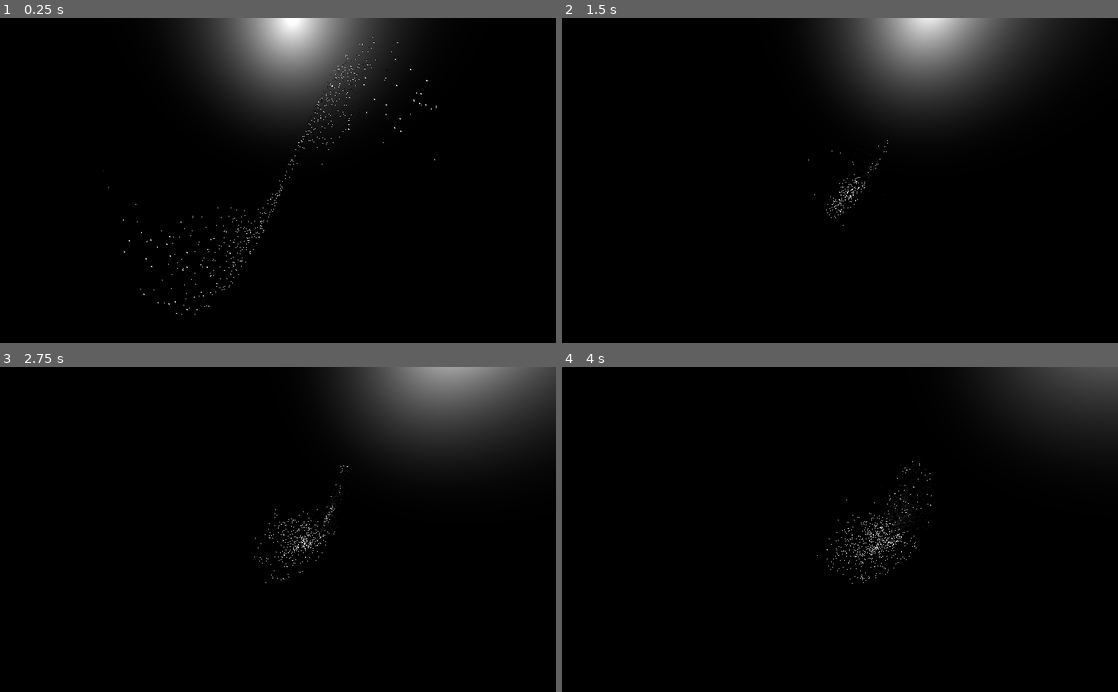
Above: before the commit, frames 1-4 (two rows, left to right).
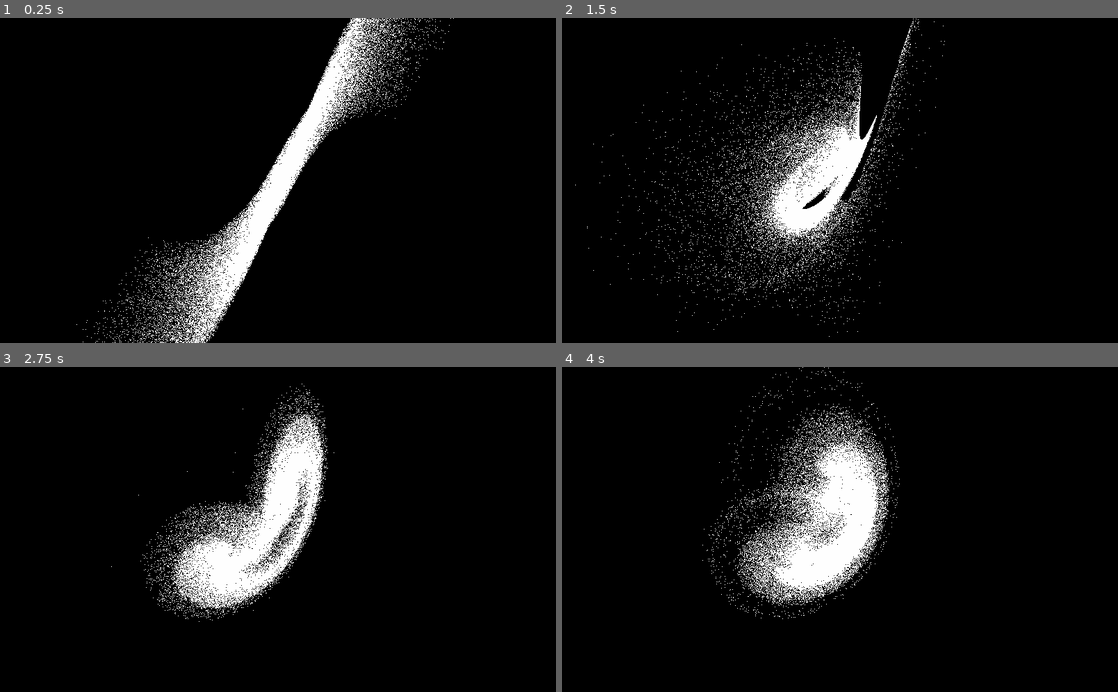
Above: after the commit, the same moments.

Repository: bytewife/attractor-godot
Game: Godot game, scene res://main.tscn
Same seed, same stepped clock (60 frames per second), same inputs: the game is played once before the commit and once after it.
Inputs:
- Up to frame 1 (0.25 s): no input
- Up to frame 2 (1.5 s): no input
- Up to frame 3 (2.75 s): no input
- Up to frame 4 (4 s): no input

The runs differ from the first frame. In frame 1, 14% of the frame differs, in the area x 13-82%, y 0-100%; in frame 2, 15%; in frame 3, 17%, in the area x 20-100%, y 0-79%; in frame 4, 11%.

Commit message:
made it pretty n simple

Diff:
--- a/Camera.gd
+++ b/Camera.gd
@@ -6,9 +6,9 @@
 # var b = "text"
 
 
-var rad = 80#120
+var rad = 60#120
 
-var z_off = 50
+var z_off = 20
 
 # Called when the node enters the scene tree for the first time.
 func _ready():
--- a/main.tscn
+++ b/main.tscn
@@ -1,40 +1,17 @@
-[gd_scene load_steps=11 format=2]
+[gd_scene load_steps=9 format=2]
 
 [ext_resource path="res://attractorS1.shader" type="Shader" id=1]
 [ext_resource path="res://Camera.gd" type="Script" id=2]
-
-[sub_resource type="Shader" id=3]
-code = "shader_type spatial
-
-void fragment() {
-
-}"
-
-[sub_resource type="ShaderMaterial" id=4]
-shader = SubResource( 3 )
+[ext_resource path="res://colors.shader" type="Shader" id=3]
 
 [sub_resource type="ShaderMaterial" id=1]
 shader = ExtResource( 1 )
 
-[sub_resource type="Shader" id=8]
-code = "shader_type spatial;
+[sub_resource type="ShaderMaterial" id=7]
+shader = ExtResource( 3 )
 
-varying vec2 tex_position;
-
-void vertex() {
-	tex_position = VERTEX.xz / 2.0 + 0.5;
-}
-
-void fragment() {
-    ALBEDO = vec4(1.0,0.0,0.0,1.0);
-}"
-
-[sub_resource type="ShaderMaterial" id=9]
-shader = SubResource( 8 )
-
-[sub_resource type="CubeMesh" id=7]
-material = SubResource( 9 )
-size = Vector3( 0.25, 0.25, 0.25 )
+[sub_resource type="PointMesh" id=8]
+material = SubResource( 7 )
 
 [sub_resource type="ProceduralSky" id=5]
 sky_top_color = Color( 0, 0, 0, 1 )
@@ -42,33 +19,41 @@
 sky_energy = 0.0
 ground_horizon_color = Color( 0, 0, 0, 1 )
 ground_curve = 50.0
+sun_energy = 0.0
 
 [sub_resource type="Environment" id=6]
 background_mode = 2
 background_sky = SubResource( 5 )
 ambient_light_color = Color( 1, 1, 1, 1 )
 ambient_light_energy = 16.0
+glow_enabled = true
 
 [node name="Spatial" type="Spatial"]
 
 [node name="Particles" type="Particles" parent="."]
-material_override = SubResource( 4 )
-amount = 2000
+amount = 100000
 lifetime = 600.0
-speed_scale = 0.5
+speed_scale = 0.4
 explosiveness = 1.0
 randomness = 1.0
 process_material = SubResource( 1 )
-draw_pass_1 = SubResource( 7 )
+draw_pass_1 = SubResource( 8 )
 
 [node name="OmniLight" type="OmniLight" parent="."]
-transform = Transform( 1, 0, 0, 0, 1, 0, 0, 0, 1, 0, 0, -9 )
+transform = Transform( 1, 0, 0, 0, 1, 0, 0, 0, 1, 0, 32, 27.8247 )
+visible = false
 light_energy = 100.0
+light_specular = 0.2
+shadow_color = Color( 0.835294, 0.490196, 0.490196, 1 )
 omni_range = 100.0
 
 [node name="DirectionalLight" type="DirectionalLight" parent="."]
 transform = Transform( 1, 0, 0, 0, 1, 0, 0, 0, 1, 0, 0, 120 )
-visible = false
+shadow_color = Color( 0.823529, 0.305882, 0.305882, 1 )
+
+[node name="DirectionalLight2" type="DirectionalLight" parent="."]
+transform = Transform( 1, 0, 0, 0, 1, 0, 0, 0, 1, -66.8097, -27.0925, 95.6095 )
+shadow_color = Color( 0.823529, 0.305882, 0.305882, 1 )
 
 [node name="Camera" type="Camera" parent="."]
 transform = Transform( 0, 0, 1, 0, 1, 0, -1, 0, 0, 0, 0, 0 )
